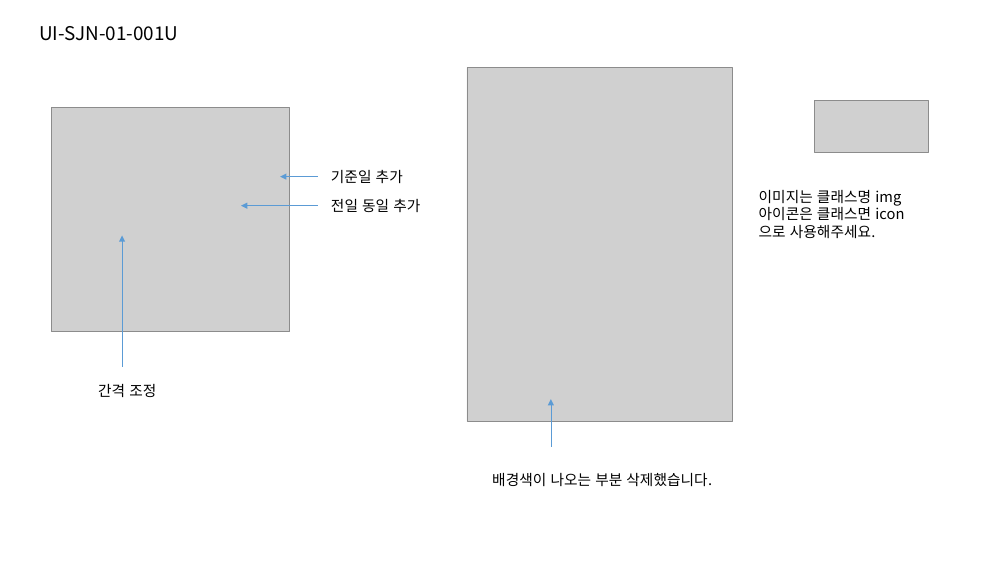
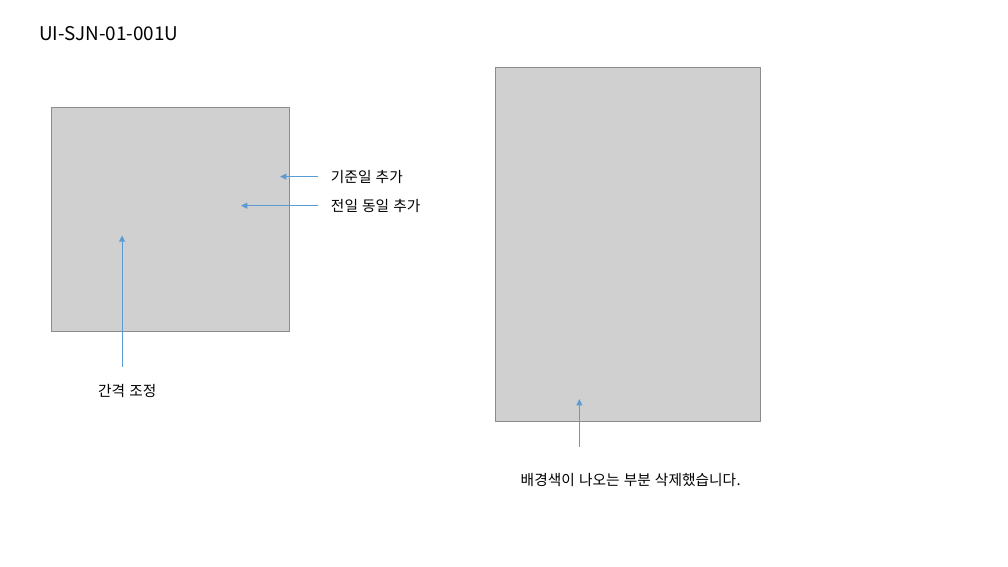
Before and after one commit to jeoungGyy/sejong, a slide deck: slide 1 of ppt/03-16.pptx. Drawn at 1008x567 pixels with LibreOffice and Linux fonts; fonts in the diff are those of the drawing; grey boxes stand for pictures. Boxes give left, top, right and bottom in pixels: in the first picture for what was removed or moved away, otherwise in the second. Text is boxed around its words. In the diff, an @@ line names an element or a change of style, - is before the commit and + after.

Commit message:
UI-SJN-01-001U - 추가 수정

```diff
--- a/ppt/03-16.pptx
+++ b/ppt/03-16.pptx
@@ picture removed at (815,100,929,152) @@
@@ text removed at (759,190,904,238) @@
-이미지는 클래스명 img
-아이콘은 클래스면 icon
-으로 사용해주세요.
@@ 1 picture, 1 text, 1 arrow: place and size @@
-1 picture, 1 text, 1 arrow at (467,67,733,486)
+1 picture, 1 text, 1 arrow at (495,67,761,486)
```
